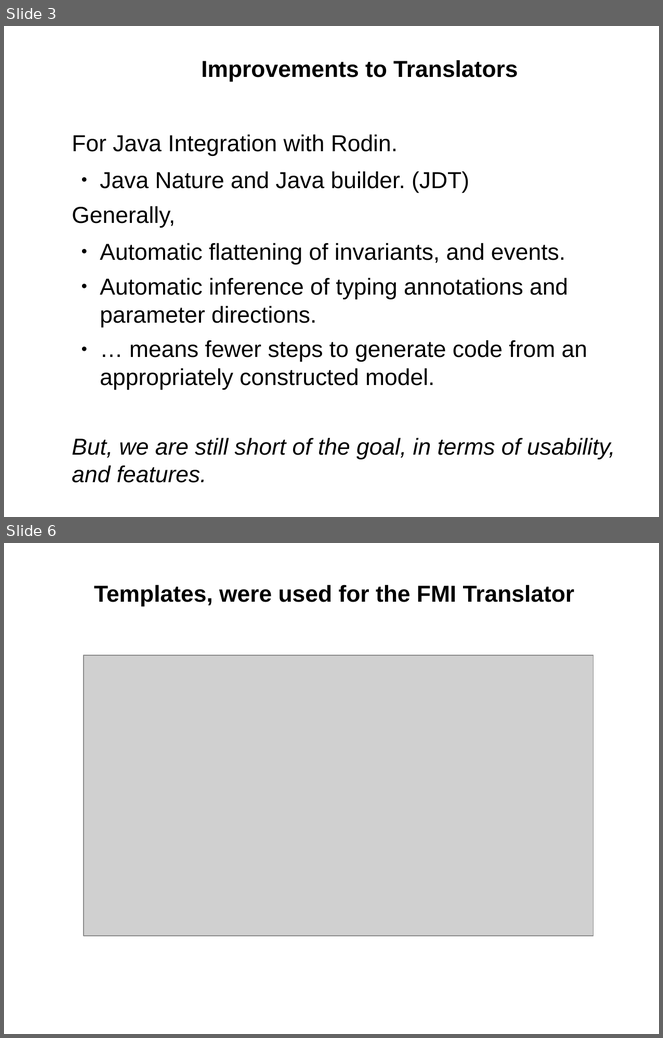
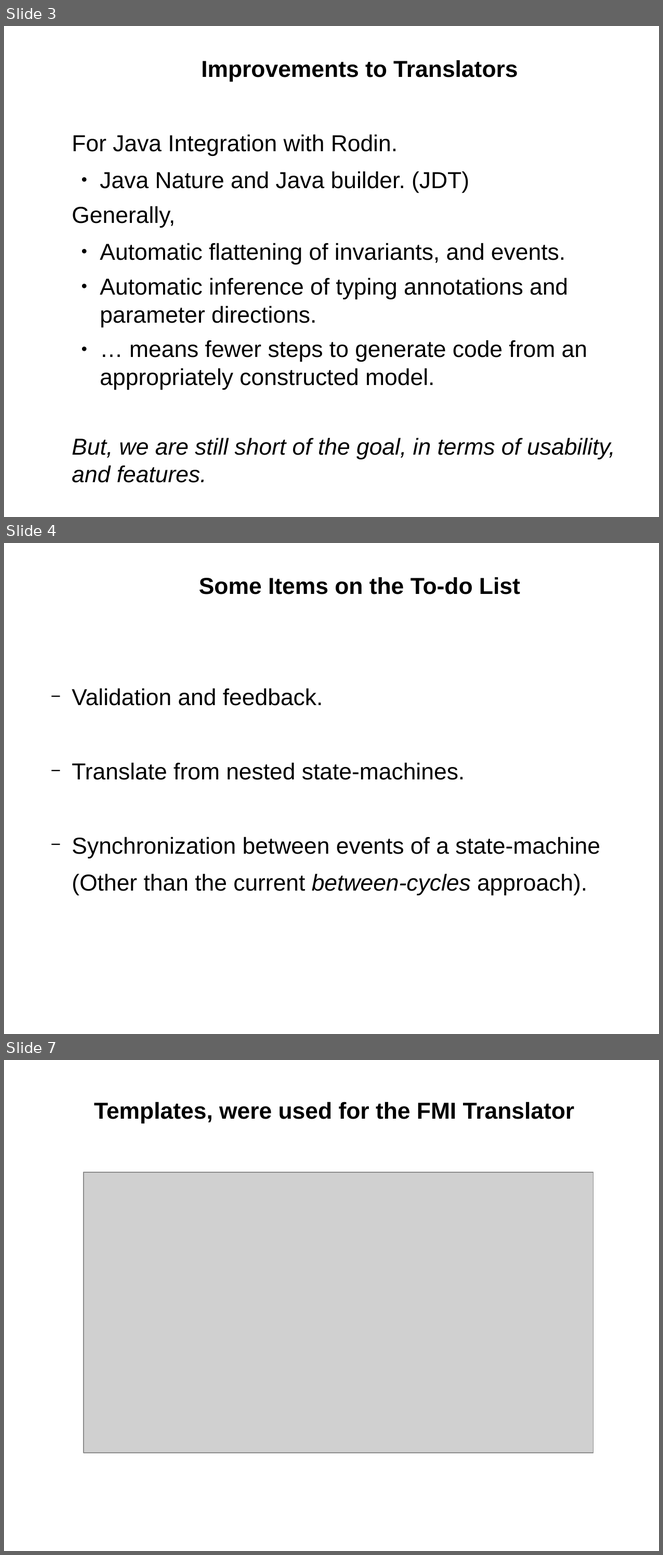
Before and after one commit to weetmuts/rodin-b-sharp-iUML_B_Utils, a slide deck: work/store/Writing/RUDW2014(accepted)/presentation/presentation.odp. Shown one above the other, each under a label of ours: slides 3 and 6 before the commit, slides 3, 4 and 7 after it; the slides between them are not shown. The pictures are 663x1038 and 663x1555 pixels, drawn with LibreOffice and Linux fonts; fonts in the diff are those of the drawing; grey boxes stand for pictures. Boxes give left, top, right and bottom in pixels: in the first picture for what was removed or moved away, otherwise in the second. Text is boxed around its words. In the diff, an @@ line names an element or a change of style, - is before the commit and + after.

```diff
--- a/work/store/Writing/RUDW2014(accepted)/presentation/presentation.odp
+++ b/work/store/Writing/RUDW2014(accepted)/presentation/presentation.odp
@@ slide 4 added at (x1=4, y1=543, x2=659, y2=1034), background #FFFFFF @@
@@ text added at (x1=72, y1=577, x2=600, y2=896), 28 pt, text #000000 @@
+  Some Items on the To-do List
+  − Validation and feedback.
+  − Translate from nested state-machines.
+  − Synchronization between events of a state-machine
+  (Other than the current between-cycles approach).
@@ what was slide 6 is now slide 7 @@
```
Also in this commit, not shown: 4 slides changed, 5 other files.
